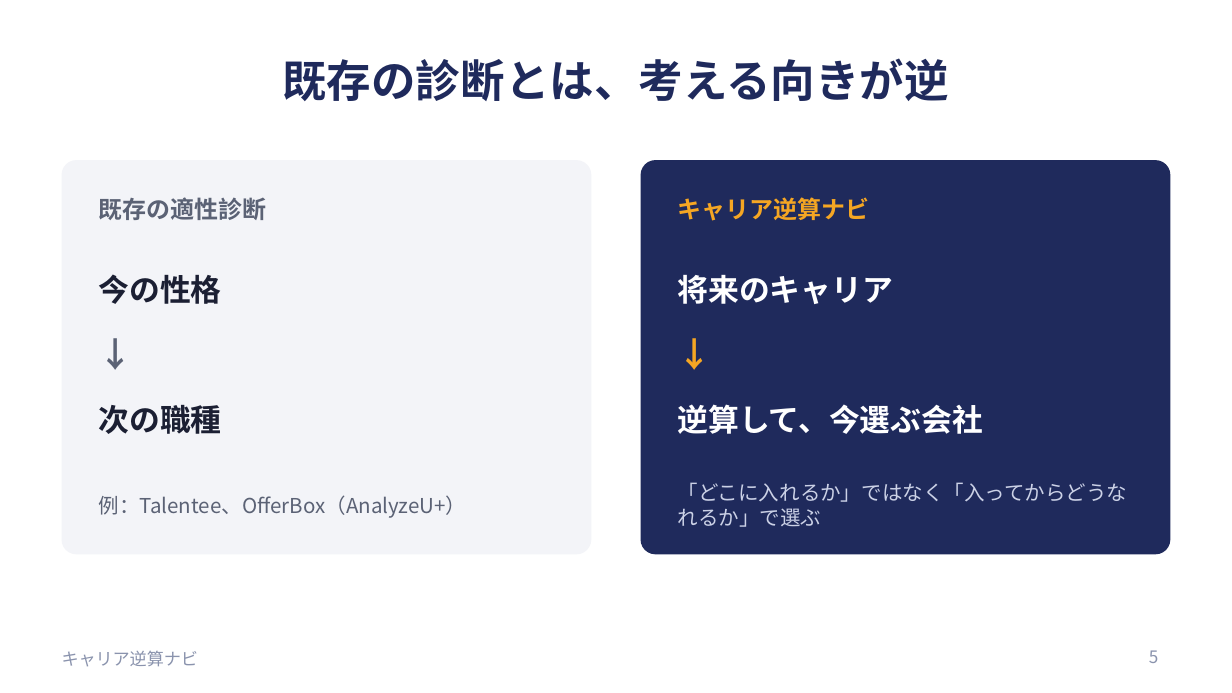
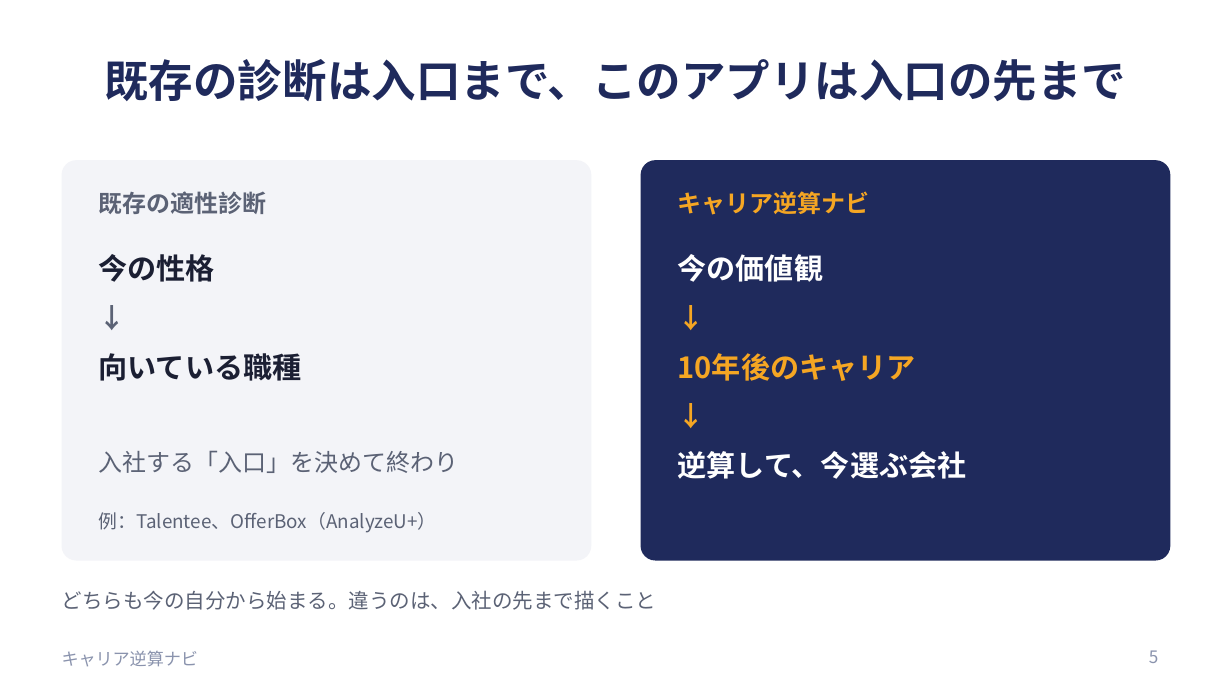
Before and after one commit to stk1201/relic-intern, a slide deck: slide 5 of slides/キャリア逆算ナビ_発表.pptx. Drawn at 1232x693 pixels with LibreOffice and Linux fonts; fonts in the diff are those of the drawing. Boxes give left, top, right and bottom in pixels: in the first picture for what was removed or moved away, otherwise in the second. Text is boxed around its words. In the diff, an @@ line names an element or a change of style, - is before the commit and + after.

```diff
--- a/slides/キャリア逆算ナビ_発表.pptx
+++ b/slides/キャリア逆算ナビ_発表.pptx
@@ title at [104,59,1126,101]: text changed @@
-既存の診断とは、考える向きが逆
+既存の診断は入口まで、このアプリは入口の先まで
@@ rounded rectangle: place and size @@
-rounded rectangle at [62,160,591,554]
+rounded rectangle at [62,160,591,561]
@@ text "既存の適性診断": place and size @@
-text "既存の適性診断" at [99,197,267,220]
+text "既存の適性診断" at [99,191,267,214]
@@ rounded rectangle: place and size @@
-rounded rectangle at [641,160,1170,554]
+rounded rectangle at [641,160,1170,561]
@@ text "キャリア逆算ナビ": place and size @@
-text "キャリア逆算ナビ" at [678,197,870,221]
+text "キャリア逆算ナビ" at [678,191,870,215]
@@ text "今の性格": place and size @@
-text "今の性格" at [99,274,222,304]
+text "今の性格" at [99,254,215,282]
@@ text "今の性格" at [99,254,215,282]: size 18 to 17 pt @@
@@ text added at [678,254,824,282], 17 pt, text #FFFFFF, bold @@
+今の価値観
@@ text "↓": place and size @@
-text "↓" at [99,326,554,382]
+text "↓" at [99,296,160,339]
@@ text "↓" at [99,296,160,339]: size 20 to 16 pt @@
@@ text removed at [678,275,894,304] @@
-将来のキャリア
@@ text added at [678,296,739,339], 16 pt, text #F5A623, bold @@
+↓
@@ text removed at [678,326,1133,382] @@
-↓
@@ text at [99,353,302,381]: text changed; size 18 to 17 pt @@
-次の職種
+向いている職種
@@ text added at [678,353,916,381], 17 pt, text #F5A623, bold @@
+10年後のキャリア
@@ text added at [678,394,739,437], 16 pt, text #F5A623, bold @@
+↓
@@ text "逆算して、今選ぶ会社" at [678,451,967,479]: size 18 to 17 pt @@
@@ text "逆算して、今選ぶ会社": place and size @@
-text "逆算して、今選ぶ会社" at [678,404,984,434]
+text "逆算して、今選ぶ会社" at [678,451,967,479]
@@ text added at [99,451,459,473], 14 pt, text #5B6275 @@
+入社する「入口」を決めて終わり
@@ text "例：Talentee、OfferBox（AnalyzeU+）": place and size @@
-text "例：Talentee、OfferBox（AnalyzeU+）" at [99,495,467,518]
+text "例：Talentee、OfferBox（AnalyzeU+）" at [99,512,437,533]
@@ text "例：Talentee、OfferBox（AnalyzeU+）" at [99,512,437,533]: size 12 to 11 pt @@
@@ text removed at [678,482,1128,527] @@
-「どこに入れるか」ではなく「入ってからどうなれるか」で選ぶ
@@ text added at [62,590,657,610], 12 pt, text #5B6275 @@
+どちらも今の自分から始まる。違うのは、入社の先まで描くこと
```
